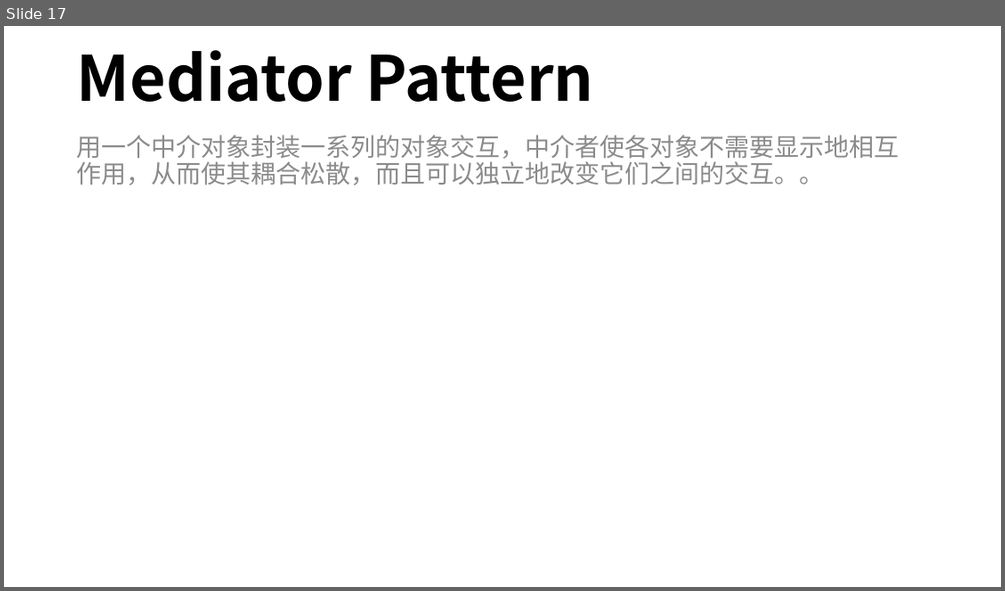
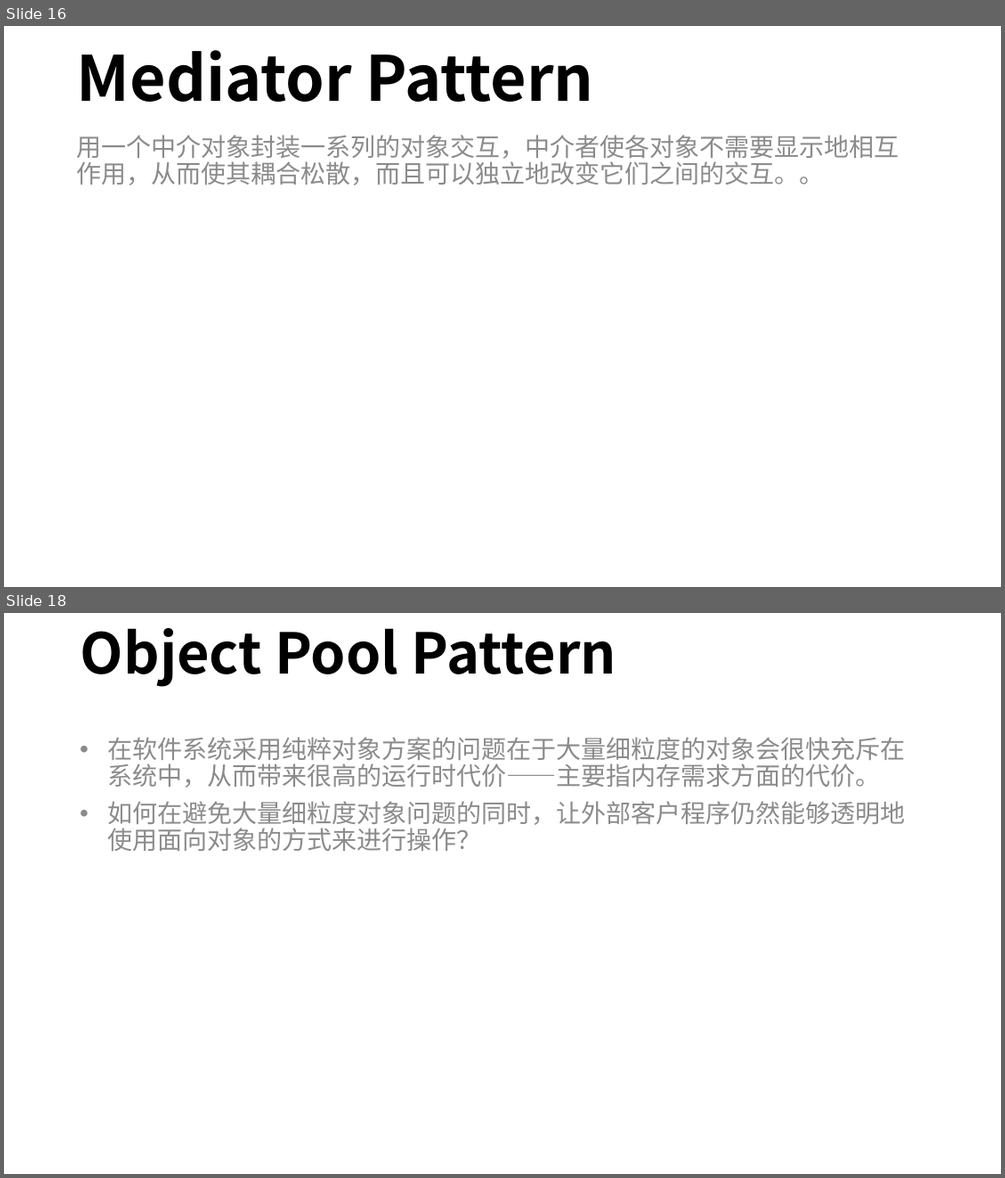
Before and after one commit to mshandle/GStar, a slide deck: Document/les2/les2.pptx. Shown one above the other, each under a label of ours: slide 17 before the commit, slides 16 and 18 after it; the slides between them are not shown. The pictures are 1005x591 and 1005x1178 pixels, drawn with LibreOffice and Linux fonts; fonts in the diff are those of the drawing. Boxes give left, top, right and bottom in pixels: in the first picture for what was removed or moved away, otherwise in the second. Text is boxed around its words. In the diff, an @@ line names an element or a change of style, - is before the commit and + after.

```diff
--- a/Document/les2/les2.pptx
+++ b/Document/les2/les2.pptx
@@ slide 18 added at [4,613,1001,1174], background #FFFFFF @@
@@ title added at [81,628,616,687], 54 pt, text #000000, bold @@
+Object Pool Pattern
@@ text added at [108,737,906,852], 24 pt, text #8C8C8C @@
+• 在软件系统采用纯粹对象方案的问题在于大量细粒度的对象会很快充斥在系统中，从而带来很高的运行时代价——主要指内存需求方面的代价。
+• 如何在避免大量细粒度对象问题的同时，让外部客户程序仍然能够透明地使用面向对象的方式来进行操作？
@@ what was slide 17 is now slide 16 @@
```
Also in this commit, not shown: 1 slide changed, 6 other slides added, 3 slides removed, 12 other files.
